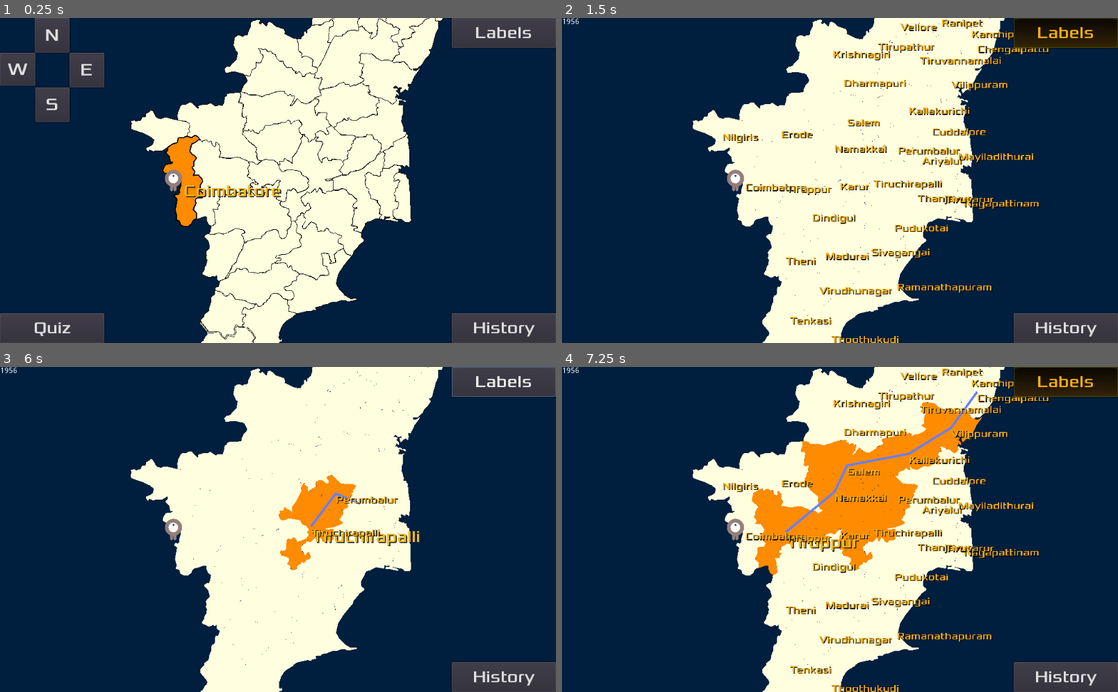
Above: before the commit, frames 1-4 (two rows, left to right).
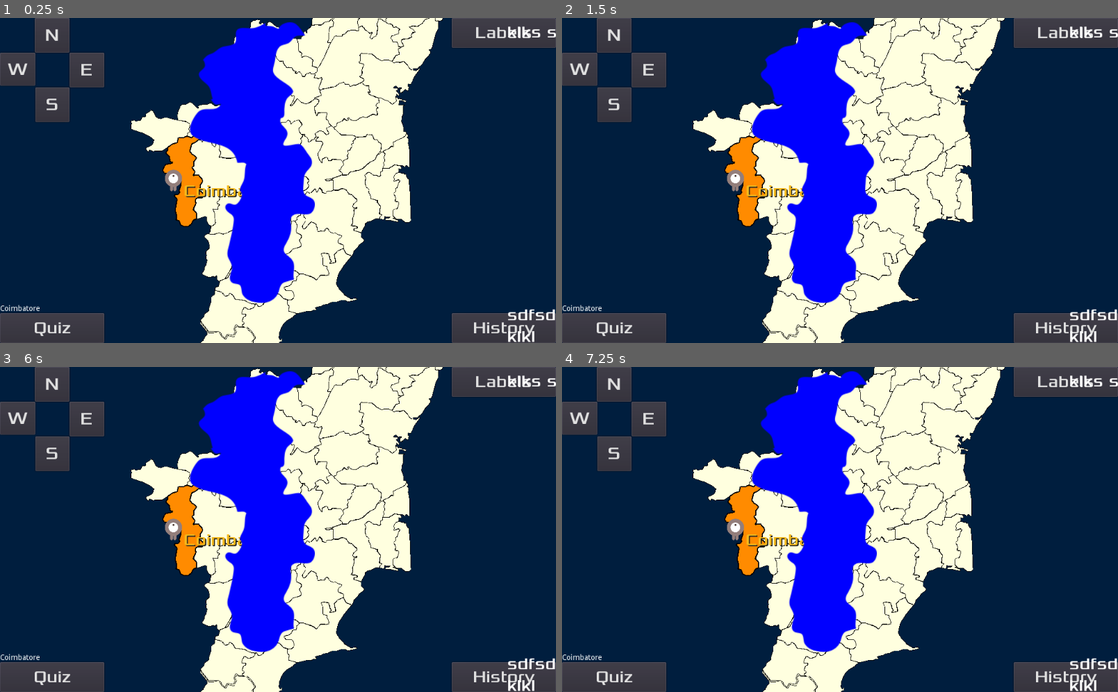
Above: after the commit, the same moments.

Repository: sharun-s/godot-tn
Game: Godot game, scene res://Node2D.tscn
Two runs of this game, one before a commit and one after it. Both use one fixed random seed, a clock stepped at 60 frames per second and the inputs below.
Inputs (mouse positions are in pixels of both pictures, inside the frame that each line leads up to):
- Up to frame 1 (0.25 s): no input
- Up to frame 2 (1.5 s): click "History" at 0.5 s; click "Labels" at 1.25 s
- Up to frame 3 (6 s): click (50, 675) at 2 s, where only the run after the commit has a clickable "Quiz"; click (88, 419) at 2.75 s, where only the run after the commit has a clickable "E"; click (50, 383) at 3.5 s, where only the run after the commit has a clickable "N"; click (16, 419) at 4.25 s, where only the run after the commit has a clickable "W"; click (50, 454) at 5 s, where only the run after the commit has a clickable "S"; tap Enter at 5.75 s; drag from (361, 503) to (172, 526) at 5.77 s
- Up to frame 4 (7.25 s): tap Space at 6.5 s; drag from (979, 393) to (734, 526) at 6.52 s

The runs differ from the first frame. In frame 1, 11% of the frame differs, in the area x 0-100%, y 1-100%; in frame 2, 24%; in frame 3, 20%; in frame 4, 28%, in the area x 0-100%, y 0-100%.
Error before the commit: Invalid call. Nonexistent function 'start' in base 'Nil'. (res://TN.gd:746)

Commit message:
Dummy info panel to show images/facts/actions when gopal moves into new district district timeline name printing pushed into a func

Diff:
--- /dev/null
+++ b/InfoCenter.gd
@@ -0,0 +1,19 @@
+extends GridContainer
+
+# Called when the node enters the scene tree for the first time.
+func _ready():
+	hide()# Replace with function body.
+
+func reload(district):
+	$VBoxContainer/imgbox.texture=load("res://"+district+".png")
+	$VBoxContainer/NameBox.text=district
+	show()
+
+func _unhandled_input(event):
+	if event is InputEventKey:
+		if event.pressed and event.scancode == KEY_BACKSPACE:
+			hide()
+
+# Called every frame. 'delta' is the elapsed time since the previous frame.
+#func _process(delta):
+#	pass
--- /dev/null
+++ b/InfoCenter.tscn
@@ -0,0 +1,72 @@
+[gd_scene load_steps=6 format=2]
+
+[ext_resource path="res://Mayiladithurai.png" type="Texture" id=1]
+[ext_resource path="res://Xolonium-Regular.ttf" type="DynamicFontData" id=2]
+[ext_resource path="res://InfoCenter.gd" type="Script" id=3]
+
+[sub_resource type="DynamicFont" id=1]
+size = 30
+font_data = ExtResource( 2 )
+
+[sub_resource type="DynamicFont" id=2]
+size = 30
+font_data = ExtResource( 2 )
+
+[node name="Grid" type="GridContainer"]
+anchor_right = 1.0
+anchor_bottom = 1.0
+size_flags_horizontal = 3
+size_flags_vertical = 3
+columns = 2
+script = ExtResource( 3 )
+__meta__ = {
+"_edit_use_anchors_": false
+}
+
+[node name="VBoxContainer" type="VBoxContainer" parent="."]
+margin_right = 510.0
+margin_bottom = 600.0
+size_flags_horizontal = 3
+size_flags_vertical = 3
+
+[node name="imgbox" type="TextureRect" parent="VBoxContainer"]
+margin_right = 510.0
+margin_bottom = 298.0
+size_flags_horizontal = 3
+size_flags_vertical = 3
+texture = ExtResource( 1 )
+expand = true
+stretch_mode = 6
+
+[node name="NameBox" type="Label" parent="VBoxContainer"]
+margin_top = 302.0
+margin_right = 510.0
+margin_bottom = 600.0
+size_flags_vertical = 3
+text = "test
+asdm,asd"
+
+[node name="VBoxContainer2" type="VBoxContainer" parent="."]
+margin_left = 514.0
+margin_right = 1024.0
+margin_bottom = 600.0
+size_flags_horizontal = 3
+size_flags_vertical = 3
+
+[node name="FactBox" type="Label" parent="VBoxContainer2"]
+margin_right = 510.0
+margin_bottom = 298.0
+size_flags_horizontal = 3
+size_flags_vertical = 3
+custom_fonts/font = SubResource( 1 )
+text = "klks sdfklw sdflklsdf"
+
+[node name="ActionBox" type="Label" parent="VBoxContainer2"]
+margin_top = 302.0
+margin_right = 510.0
+margin_bottom = 600.0
+size_flags_horizontal = 3
+size_flags_vertical = 3
+custom_fonts/font = SubResource( 2 )
+text = "sdfsdf vvvcv
+klkl"
--- a/Node2D.tscn
+++ b/Node2D.tscn
@@ -1,8 +1,9 @@
-[gd_scene load_steps=10 format=2]
+[gd_scene load_steps=11 format=2]
 
 [ext_resource path="res://TN.gd" type="Script" id=1]
 [ext_resource path="res://Camera2D.gd" type="Script" id=2]
 [ext_resource path="res://Xolonium-Regular.ttf" type="DynamicFontData" id=3]
+[ext_resource path="res://InfoCenter.tscn" type="PackedScene" id=4]
 [ext_resource path="res://Player.tscn" type="PackedScene" id=6]
 
 [sub_resource type="DynamicFont" id=1]
@@ -164,6 +165,11 @@
 "_edit_use_anchors_": false
 }
 
+[node name="Grid" parent="HUD" instance=ExtResource( 4 )]
+margin_top = 8.0
+margin_right = 840.0
+margin_bottom = 448.0
+
 [node name="Timer" type="Timer" parent="."]
 one_shot = true
 
--- a/TN.gd
+++ b/TN.gd
@@ -502,7 +502,7 @@
 	show_compass()
 	game_in_progress=0
 	update() # redraw borders
-	var tree=get_tree()
+	#var tree=get_tree()
 #	for i in years:
 #		var ng=tree.get_nodes_in_group(i)
 #		print(i,' ', tree.has_group(i), ' ',ng.size())
@@ -642,6 +642,7 @@
 var cell=preload("res://cell.tscn")
 var district_animator
 
+
 func _on_TN_ready():
 	$Timer.start(1)
 	yield($Timer,"timeout")
@@ -698,6 +699,10 @@
 	if $Camera2D/Gopal != null:
 		#print('Gopal has wandered into '+ name+' '+str($Camera2D/Gopal.global_position))
 		highlight_district(name, false)
+		#print($Timer.wait_time)
+		#$Timer.start()
+		#yield($Timer, 'timeout')
+		$HUD/Grid.reload(name)
 
 var years=["1956","1965","1974","1979","1985",
 "1985x2","1986","1989","1991",
@@ -723,11 +728,21 @@
 		return n.name.replace('history','')
 
 var clear_borders:=false
+
+func add_to_dist_timeline(names):
+	for s in range(0, names.size(),2):
+		if s+1 < names.size():
+			if s+1 == names.size() -1:
+				$HUD/Message.text=$HUD/Message.text+'    '+names[s]+' '+names[s+1]
+			else:
+				$HUD/Message.text=$HUD/Message.text+'      '+names[s]+' '+names[s+1]+'\n'
+		else:
+			$HUD/Message.text=$HUD/Message.text+'      '+names[s]
+
 func _on_Learn_toggled():
 	#print('STEP ***********', get_tree().get_node_count())
 	var old
 	var newlist
-	var names=[]
 	while true:
 		if game_in_progress!=2:
 			game_in_progress=2
@@ -738,6 +753,7 @@
 			old=[{node=get_node('Karur'),loc=get_node('Karur').position}] #d['Karur']}]
 			newlist=[]
 			$HUD/Message.text=years[current_year]
+			var names=[]
 			for n in get_tree().get_nodes_in_group(years[current_year]):
 				if n is Polygon2D:
 					#newlist.append({node=n, loc=d[name(n)]})
@@ -745,11 +761,7 @@
 					newlist.append({node=n, loc=get_node(name(n)).position}) #d[name(n)]})
 			district_animator.start(old, newlist)
 			yield(district_animator, "move_complete")
-			for s in range(0, names.size(),2):
-				if s+1 < names.size():
-					$HUD/Message.text=$HUD/Message.text+'\n  '+names[s]+' '+names[s+1]
-				else:
-					$HUD/Message.text=$HUD/Message.text+'\n  '+names[s]
+			add_to_dist_timeline(names)
 			borders(true)
 			get_tree().call_group(years[current_year],"show")
 			current_year=current_year+1
@@ -768,11 +780,11 @@
 		#get_tree().set_group(years[current_year-1],"modulate",Color(0.0,0.0,0.0))
 		get_tree().call_group(years[current_year-1],"hide")
 		newlist=[]
-		names.clear()
 		var key=dhistory[current_year].keys()[0]
 		old=[{node=get_node(key+'history'), loc=get_node(name(get_node(key+'history'))).position}]#get_node(name(key)).position}] #get_node(key).position}]
 		add_historic_districts(years[current_year], dhistory[current_year])
 		$HUD/Message.text=$HUD/Message.text+'\n'+years[current_year]
+		var names=[]
 		for n in get_tree().get_nodes_in_group(years[current_year]):
 			if n is Polygon2D:
 				names.append(n.name.replace('history',''))
@@ -780,11 +792,7 @@
 				newlist.append({node=n, loc=get_node(name(n)).position}) #d[name(n)]})
 		district_animator.start(old, newlist)
 		yield(district_animator, "move_complete")
-		for s in range(0, names.size(),2):
-			if s+1< names.size():
-				$HUD/Message.text=$HUD/Message.text+'\n  '+names[s]+' '+names[s+1]
-			else:
-				$HUD/Message.text=$HUD/Message.text+'\n  '+names[s]
+		add_to_dist_timeline(names)
 		borders(true)
 		$HUD/Learn.text=years[current_year]
 		get_tree().call_group(years[current_year],"show")
